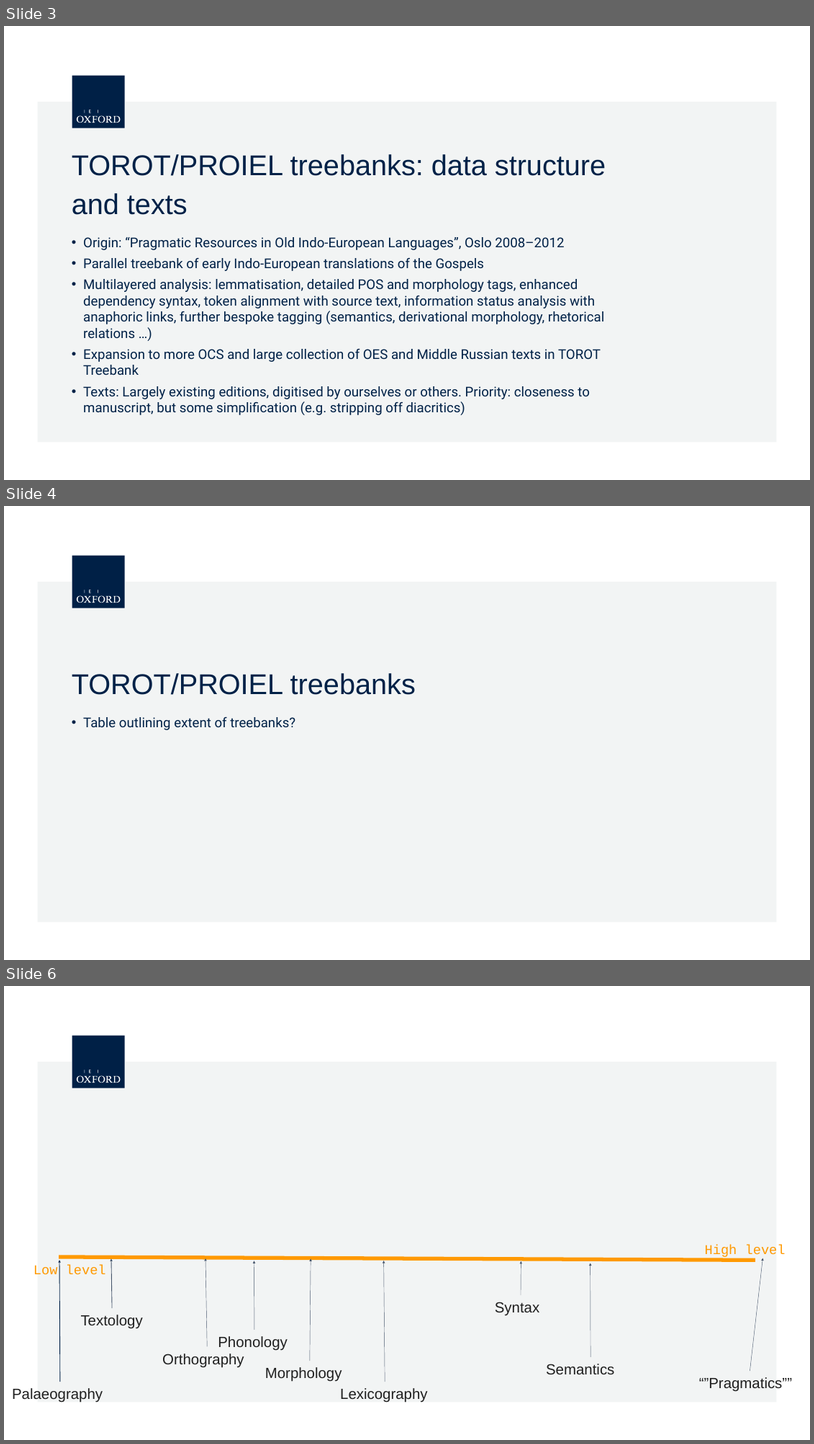
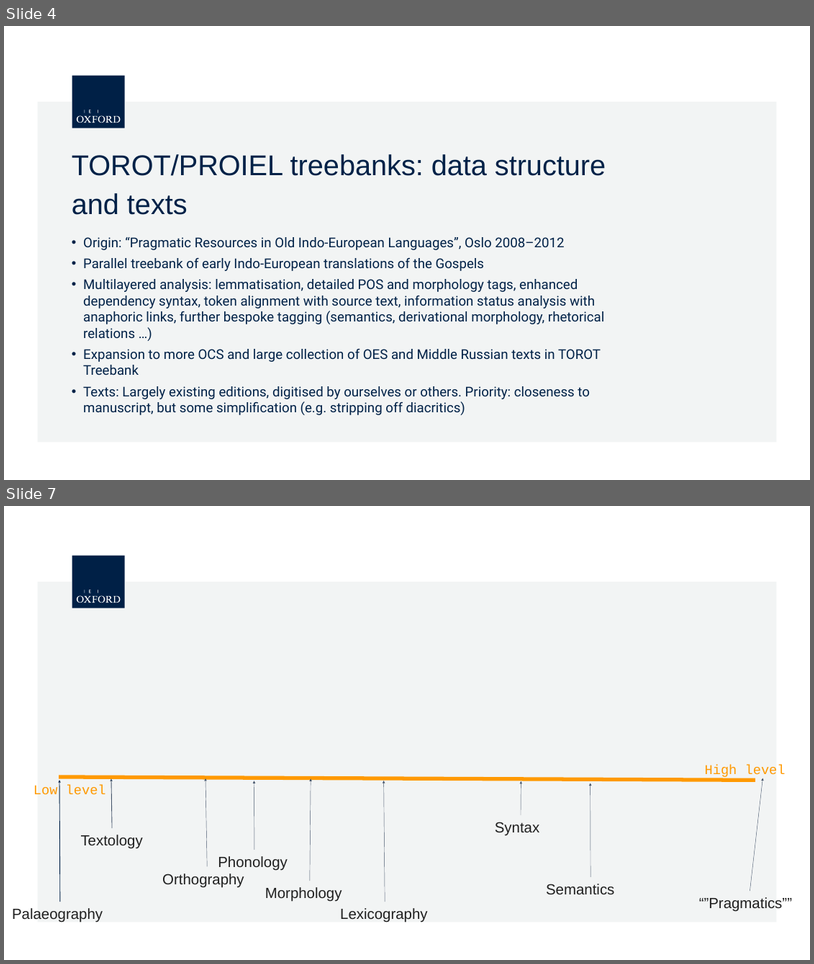
Before and after one commit to 12401453/torot_2023, a slide deck: presentation/Paris/computerised_phon_morph.pptx.odp. Shown one above the other, each under a label of ours: slides 3, 4 and 6 before the commit, slides 4 and 7 after it; the slides between them are not shown. The pictures are 814x1444 and 814x964 pixels, drawn with LibreOffice and Linux fonts; fonts in the diff are those of the drawing; background and template pictures are left out. Boxes give left, top, right and bottom in pixels: in the first picture for what was removed or moved away, otherwise in the second. Text is boxed around its words. In the diff, an @@ line names an element or a change of style, - is before the commit and + after.

```diff
--- a/presentation/Paris/computerised_phon_morph.pptx.odp
+++ b/presentation/Paris/computerised_phon_morph.pptx.odp
@@ slide 4 removed at box(4, 506, 810, 960), background #FFFFFF; not listed: 7 template elements that a slide beside it also shows @@
@@ title removed at box(72, 673, 416, 695) @@
-TOROT/PROIEL treebanks
@@ text removed at box(83, 717, 296, 730) @@
-  • Table outlining extent of treebanks?
@@ what was slide 3 is now slide 4 @@
@@ what was slide 6 is now slide 7 @@
```
Also in this commit, not shown: 26 slides added, 10 other slides removed, 7 other files.
